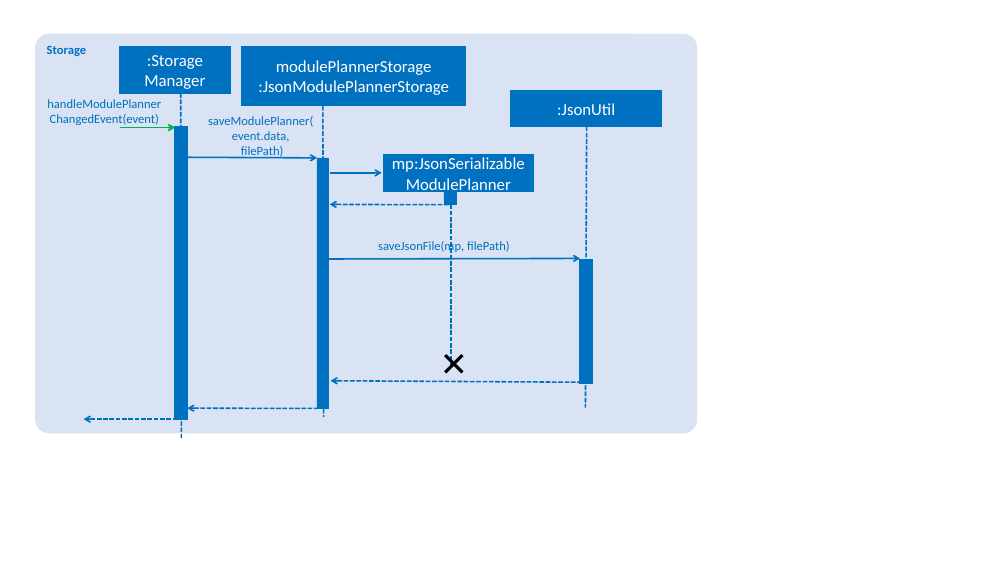
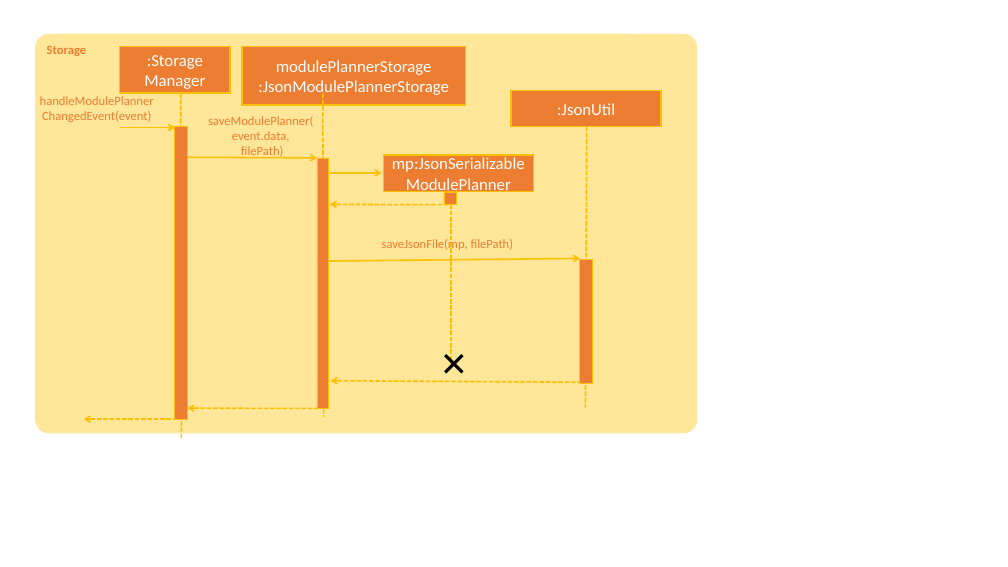
Before and after one commit to CS2103-AY1819S1-T16-4/main, a slide deck: slide 1 of docs/diagrams/StorageSequenceDiagram.pptx. Drawn at 1008x567 pixels with LibreOffice and Linux fonts; fonts in the diff are those of the drawing. Boxes give left, top, right and bottom in pixels: in the first picture for what was removed or moved away, otherwise in the second. Text is boxed around its words. In the diff, an @@ line names an element or a change of style, - is before the commit and + after.

Commit message:
Update storage UML color to orange

```diff
--- a/docs/diagrams/StorageSequenceDiagram.pptx
+++ b/docs/diagrams/StorageSequenceDiagram.pptx
@@ rounded rectangle "Storage" at [36, 34, 698, 434]: text colour #0070C0 to #ED7D31; fill #DAE3F3 to #FFE699 @@
@@ text colour #0070C0 to #ED7D31 in 3 elements at [208, 116, 313, 159], [382, 237, 514, 251], [40, 96, 154, 122] @@
@@ text "handleModulePlanner": place and size @@
-text "handleModulePlanner" at [47, 99, 161, 125]
+text "handleModulePlanner" at [40, 96, 154, 122]
@@ line (181, 93) - (181, 439): stroke #0070C0 1.5 pt dashed to #FFC000 1.5 pt dashed @@
@@ line (323, 94) - (324, 417): stroke #0070C0 1.5 pt dashed to #FFC000 1.5 pt dashed @@
@@ fill #0070C0 to #ED7D31; outline #0070C0 1.5 pt to #FFC000 1.5 pt in 4 elements at [119, 46, 230, 93], [242, 47, 465, 105], [383, 155, 534, 191], [511, 91, 662, 126] @@
@@ arrow (119, 128) - (175, 128): stroke #00B050 1.5 pt to #FFC000 1.5 pt @@
@@ line (587, 126) - (585, 408): stroke #0070C0 1.5 pt dashed to #FFC000 1.5 pt dashed @@
@@ arrow (188, 157) - (317, 158): stroke #0070C0 1.5 pt to #FFC000 1.5 pt @@
@@ arrow (330, 173) - (382, 173): stroke #0070C0 1.5 pt to #FFC000 1.5 pt @@
@@ arrow (330, 204) - (450, 205): stroke #0070C0 1.5 pt dashed to #FFC000 1.5 pt dashed @@
@@ line (451, 191) - (451, 367): stroke #0070C0 1.5 pt dashed to #FFC000 1.5 pt dashed @@
@@ arrow moved from (325, 259) - (580, 259) to (328, 261) - (580, 259) @@
@@ arrow (328, 261) - (580, 259): stroke #0070C0 1.5 pt to #FFC000 1.5 pt @@
@@ fill #0070C0 to #ED7D31; outline #0070C0 0.5 pt to #FFC000 0.5 pt in 5 elements at [175, 126, 188, 420], [317, 158, 327, 408], [444, 192, 456, 205], [579, 279, 591, 292], [579, 259, 592, 383] @@
@@ arrow (330, 381) - (581, 383): stroke #0070C0 1.5 pt dashed to #FFC000 1.5 pt dashed @@
@@ arrow (84, 419) - (172, 419): stroke #0070C0 1.5 pt dashed to #FFC000 1.5 pt dashed @@
@@ arrow (188, 408) - (317, 408): stroke #0070C0 1.5 pt dashed to #FFC000 1.5 pt dashed @@
```
Also in this commit, not shown: 1 other file.
